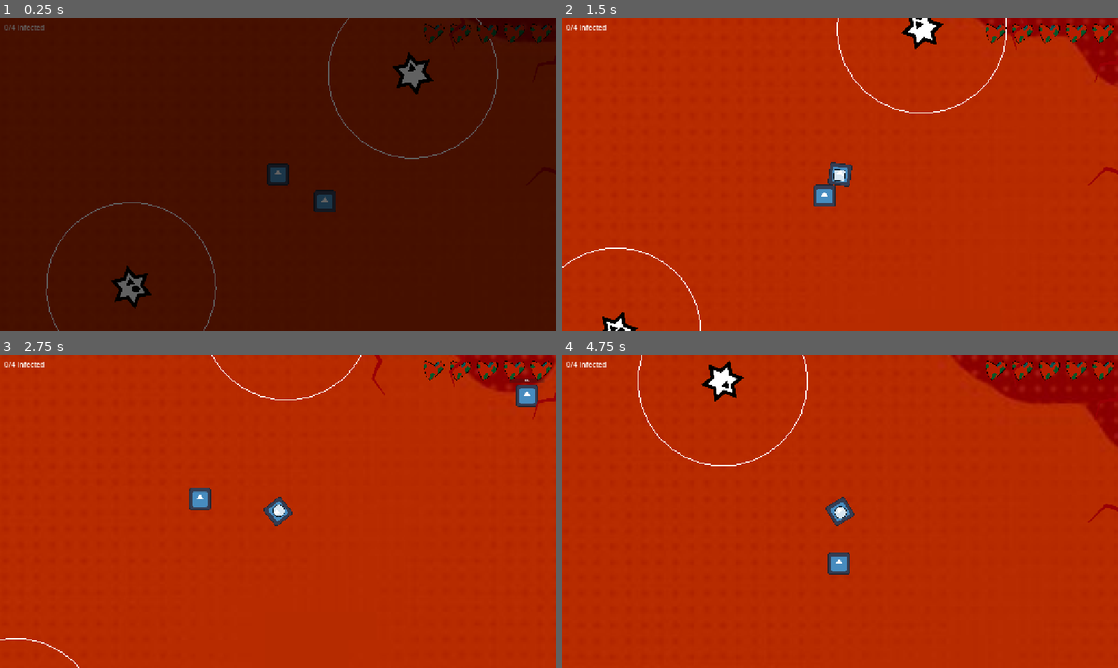
Above: before the commit, frames 1-4 (two rows, left to right).
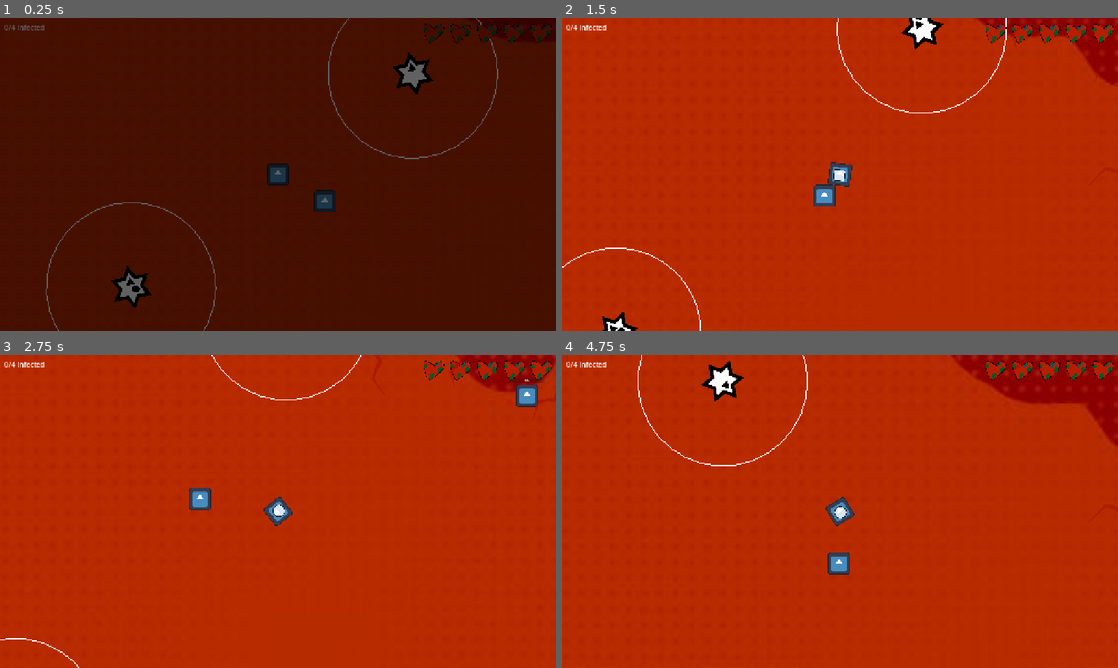
Above: after the commit, the same moments.

Repository: MarkusSecundus/GlobalJam_2026
Game: Godot game, scene res://maps/test_map.tscn
Two runs of this game, one before a commit and one after it. Both use one fixed random seed, a clock stepped at 60 frames per second and the inputs below. The engine's default icon, where the game draws it, is replaced by a stand-in: a white triangle on a blue panel in a dark square.
Inputs:
- Up to frame 1 (0.25 s): no input
- Up to frame 2 (1.5 s): hold D (Right) 0.53-1.28 s; tap 1 (Mask1) at 0.6 s; hold S (Down) from 1.28 s (still down); tap 2 (Mask2) at 1.35 s
- Up to frame 3 (2.75 s): release S (Down) at 2.03 s; hold D (Right) from 2.03 s (still down); tap 3 (Mask3) at 2.1 s
- Up to frame 4 (4.75 s): release D (Right) at 2.78 s; hold W (Up) 2.78-3.53 s; tap 1 (Mask1) at 2.85 s; hold A (Left) from 3.53 s (still down); tap 2 (Mask2) at 3.6 s; tap 3 (Mask3) at 4.35 s

The runs differ from the first frame. In frame 1, less than 0.1% of the frame differs, in the area x 81-84%, y 2-5%; in frame 2, less than 0.1%; in frame 3, 0.1%, in the area x 67-100%, y 0-20%; in frame 4, less than 0.1%.

Commit message:
fade infection compass based on distance

Diff:
--- a/prefabs/infection_point.tscn
+++ b/prefabs/infection_point.tscn
@@ -7,7 +7,7 @@
 radius = 291.48755
 
 [sub_resource type="CircleShape2D" id="CircleShape2D_vh4d5"]
-radius = 2633.0918
+radius = 2600.0
 
 [node name="InfectionPoint" type="Node2D" unique_id=1551551606]
 script = ExtResource("1_0bg5s")
--- a/scripts/ui/compass.gd
+++ b/scripts/ui/compass.gd
@@ -8,7 +8,7 @@
 func _ready() -> void:
 	player = get_tree().root.get_node("Node2D/Player")
 	for child_it in get_children():
-			child_it.visible = false
+			child_it.modulate.a = 0.0
 
 func sort_by_distance(a: Node2D, b: Node2D) -> bool:
 	var a_dist: float = a.global_position.distance_to(player.global_position)
@@ -20,31 +20,32 @@
 
 # Called every frame. 'delta' is the elapsed time since the previous frame.
 func _process(delta: float) -> void:
+	var wish_alphas: Array[float]
+	wish_alphas.resize(get_children().size())
+
 	if close_infection_points.size() == 0:
-		for child_it in get_children():
-			child_it.visible = false
+		for ii in range(get_children().size()):
+			wish_alphas[ii] = 0.0
+	else:
+		var center = size / 2
+		close_infection_points.sort_custom(sort_by_distance)
+		var closest_infection_point: Node2D = close_infection_points[0]
+		var closest_infection_point_dir = closest_infection_point.global_position - player.global_position
+		var closest_infection_point_dist = closest_infection_point.global_position.distance_to(player.global_position)
 
-		return
+		if (closest_infection_point.global_position.distance_to(player.global_position) < 300):
+			for ii in range(get_children().size()):
+				wish_alphas[ii] = 0.0
+		else:
+			for ii in range(get_children().size()):
+				var child_it: TextureRect = get_children()[ii]
+				var angle = closest_infection_point_dir.angle_to(child_it.position - center)
 
-	var center = size / 2
+				if (rad_to_deg(angle) < 25 and rad_to_deg(angle) > -25):
+					wish_alphas[ii] = clamp(1 - closest_infection_point_dist / 2700, 0, 1)
+				else:
+					wish_alphas[ii] = 0.0
 
-	close_infection_points.sort_custom(sort_by_distance)
-
-	var closest_infection_point: Node2D = close_infection_points[0]
-	var closest_infection_point_dir = closest_infection_point.global_position - player.global_position
-
-	if (closest_infection_point.global_position.distance_to(player.global_position) < 700):
-		for child_it in get_children():
-			child_it.visible = false
-
-		return
-
-	for child_it in get_children():
-		var angle = closest_infection_point_dir.angle_to(child_it.position - center)
-
-		if (rad_to_deg(angle) < 25 and rad_to_deg(angle) > -25):
-			child_it.visible = true
-		else:
-			child_it.visible = false
-		pass
-	pass
+	for ii in range(get_children().size()):
+		var child_it: TextureRect = get_children()[ii]
+		child_it.modulate.a = lerp(child_it.modulate.a, wish_alphas[ii], sqrt(delta))
